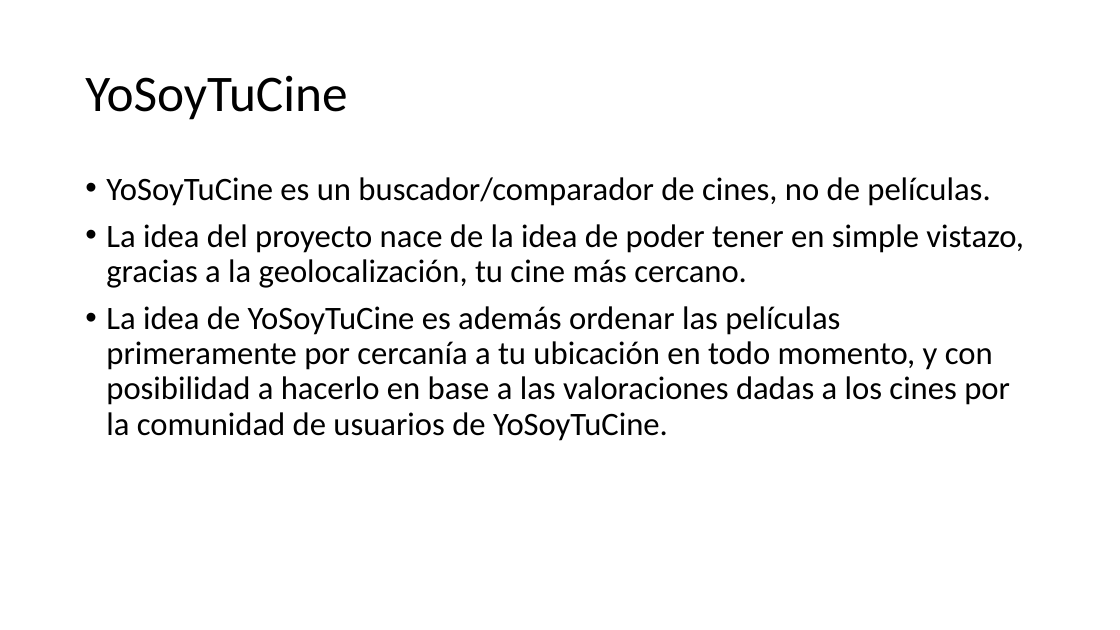
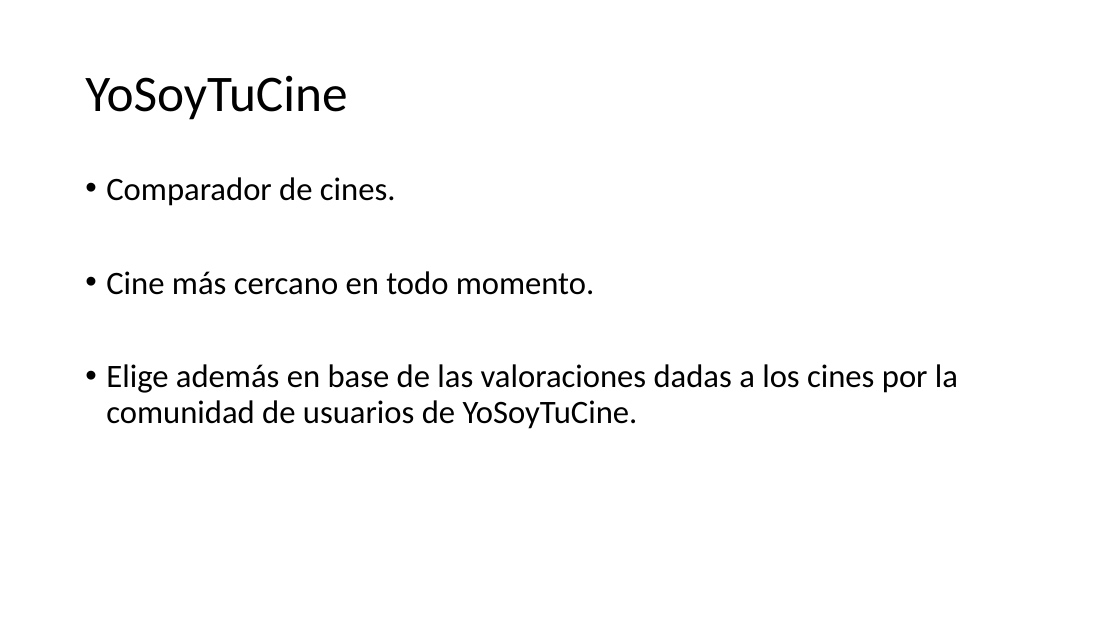
Before and after one commit to DavidLunaF/YoSoyTuCine, a slide deck: slide 3 of DOCUMENTACION PROYECTO/presentacion YSTC.pptx. Drawn at 1120x630 pixels with LibreOffice and Linux fonts; fonts in the diff are those of the drawing. Boxes give left, top, right and bottom in pixels: in the first picture for what was removed or moved away, otherwise in the second. Text is boxed around its words. In the diff, an @@ line names an element or a change of style, - is before the commit and + after.

```diff
--- a/DOCUMENTACION PROYECTO/presentacion YSTC.pptx
+++ b/DOCUMENTACION PROYECTO/presentacion YSTC.pptx
@@ text at (106, 177, 958, 429): text changed @@
-• YoSoyTuCine es un buscador/comparador de cines, no de películas.
-• La idea del proyecto nace de la idea de poder tener en simple vistazo, gracias a la geolocalización, tu cine más cercano.
-• La idea de YoSoyTuCine es además ordenar las películas primeramente por cercanía a tu ubicación en todo momento, y con posibilidad a hacerlo en base a las valoraciones dadas a los cines por la comunidad de usuarios de YoSoyTuCine.
+• Comparador de cines.
+• Cine más cercano en todo momento.
+• Elige además en base de las valoraciones dadas a los cines por la comunidad de usuarios de YoSoyTuCine.
```
Also in this commit, not shown: 19 slides added, 2 other files.
